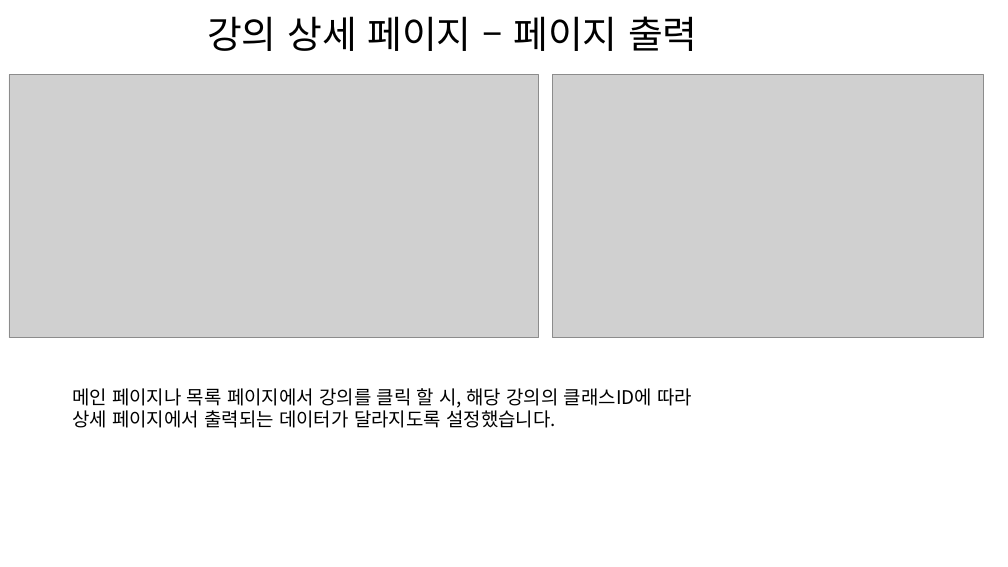
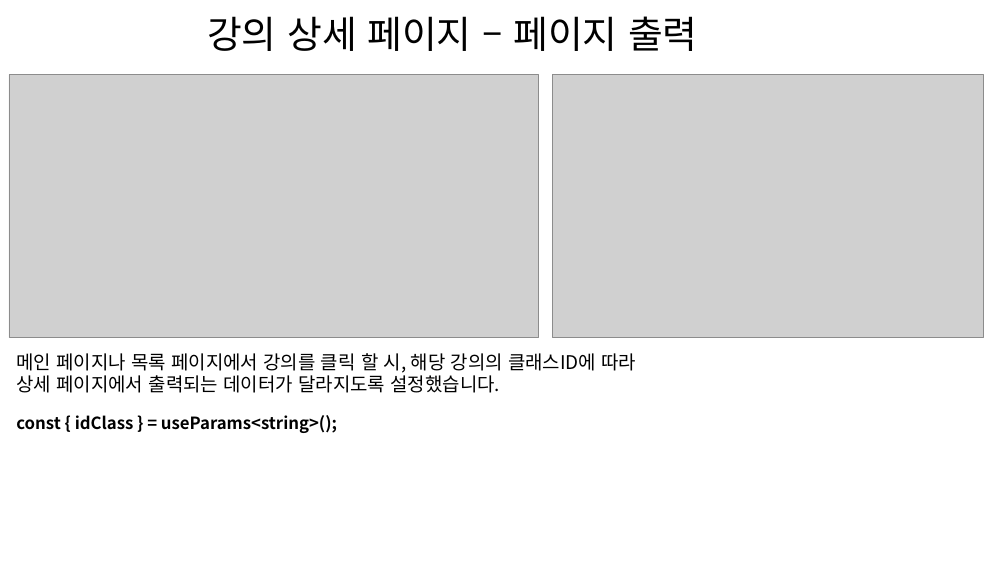
Before and after one commit to NALASAI/SelfIntroduction, a slide deck: slide 14 of 1조 project 포트폴리오(이력서용).pptx (slide 13 before the commit). Drawn at 1008x567 pixels with LibreOffice and Linux fonts; fonts in the diff are those of the drawing; grey boxes stand for pictures. Boxes give left, top, right and bottom in pixels: in the first picture for what was removed or moved away, otherwise in the second. Text is boxed around its words. In the diff, an @@ line names an element or a change of style, - is before the commit and + after.

```diff
--- a/1조 project 포트폴리오(이력서용).pptx
+++ b/1조 project 포트폴리오(이력서용).pptx
@@ text "메인 페이지나 목록 페이지에서 강의를 ...": place and size @@
-text "메인 페이지나 목록 페이지에서 강의를 ..." at (72,388,692,428)
+text "메인 페이지나 목록 페이지에서 강의를 ..." at (16,353,637,393)
@@ text added at (16,415,337,433), 16 pt, text #000000, bold @@
+const { idClass } = useParams<string>();
```
Also in this commit, not shown: 7 other slides changed, 6 slides added, 1 slide removed, 1 other file.
